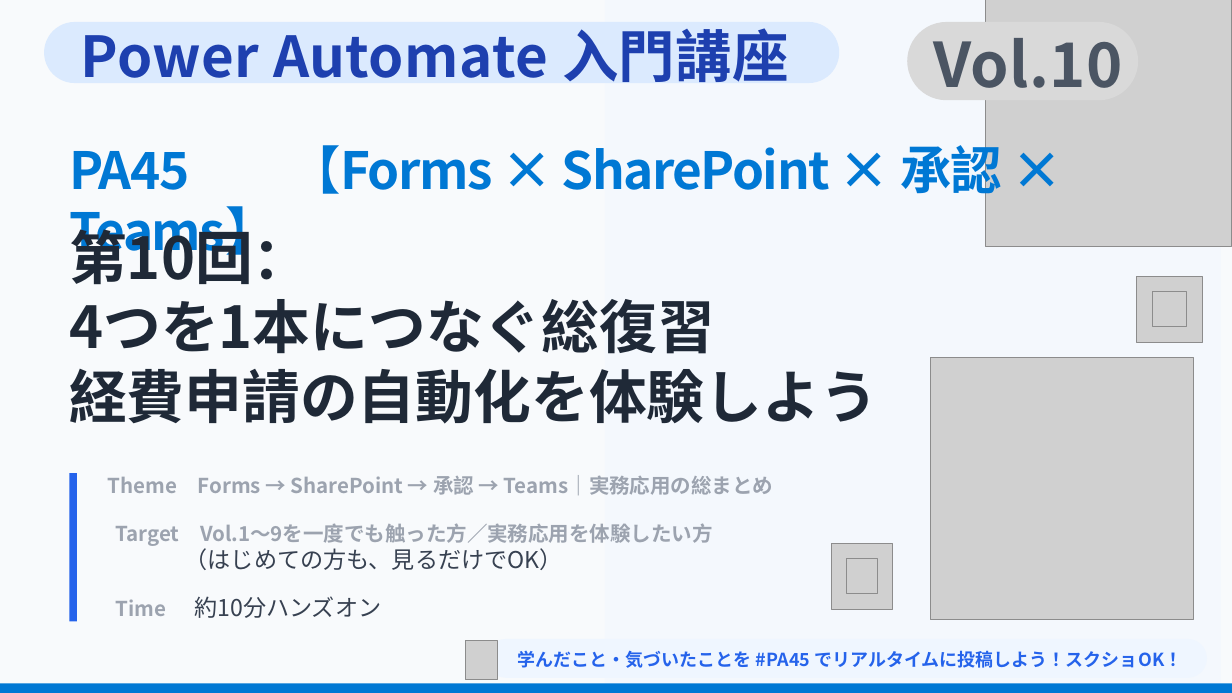
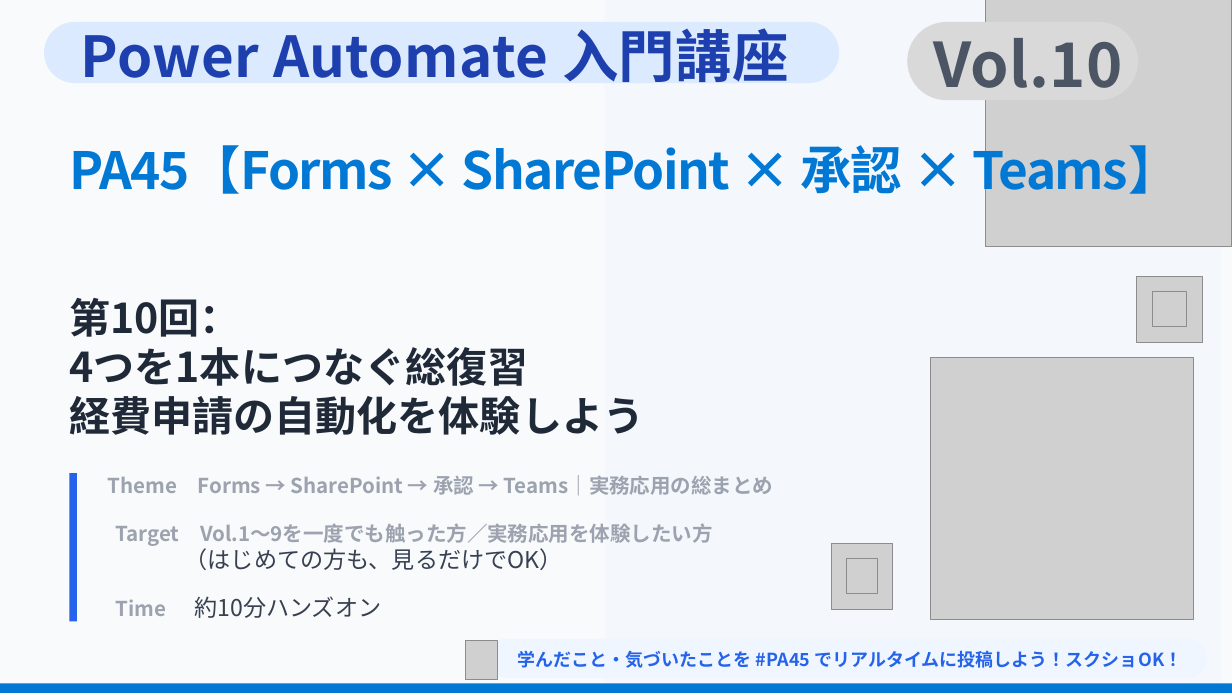
Before and after one commit to Haru-PowerPlatform/pa45, a slide deck: slide 3 of assets/pa45/P010_PA45_BizReview_20260514.pptx. Drawn at 1232x693 pixels with LibreOffice and Linux fonts; fonts in the diff are those of the drawing; grey boxes stand for pictures; background and template pictures are left out. Boxes give left, top, right and bottom in pixels: in the first picture for what was removed or moved away, otherwise in the second. Text is boxed around its words. In the diff, an @@ line names an element or a change of style, - is before the commit and + after.

```diff
--- a/assets/pa45/P010_PA45_BizReview_20260514.pptx
+++ b/assets/pa45/P010_PA45_BizReview_20260514.pptx
@@ text at box(69, 137, 1180, 202): spaces changed @@
-PA45 【Forms × SharePoint × 承認 × Teams】
+PA45【Forms × SharePoint × 承認 × Teams】
@@ text "第10回：" at box(69, 298, 644, 435): size 45 to 32 pt @@
```
Also in this commit, not shown: 1 other slide changed, 1 slide added, 2 other files.
